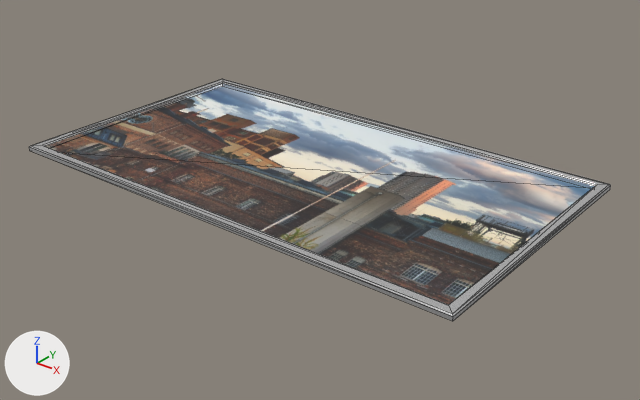
What one commit did to the glTF model public/painting-003.glb.
The view is the same before and after, from a camera (50 mm lens) standing at (1.98, -2.39, 1.37) and looking at (0.08, -0.01, -0.11). The axes (+X, +Y, +Z) are drawn at lower left. The lights are the same throughout. Mesh edges are drawn as thin lines. Where no turn or scale is listed for an object, it has been applied to the vertices. Vertices at the same position are counted once.

Before the edit, the objects in view are built like this:
```python
me_plane_001 = bpy.data.meshes.new('Plane.001')
me_plane_001.from_pydata(...)  # 4 vertices, 2 faces; spans x -0.98..0.98, y -0.55..0.55, z 0.0
me_plane_001.materials.append(mat_material_001)  # picture img_brotfabrik
me_plane_002 = bpy.data.meshes.new('Plane.002')
me_plane_002.from_pydata(...)  # 24 vertices, 40 faces; spans x -0.98..0.98, y -0.55..0.55, z 0.0..0.02
me_plane_002.materials.append(mat_frame_metal)  # white #e7e7e7
ob_plane = bpy.data.objects.new('Plane', me_plane_002)
ob_plane.location = (0.0, 0.0, 0.0)
ob_plane_001 = bpy.data.objects.new('Plane.001', me_plane_001)
ob_plane_001.location = (0.0, 0.0, 0.0)
```
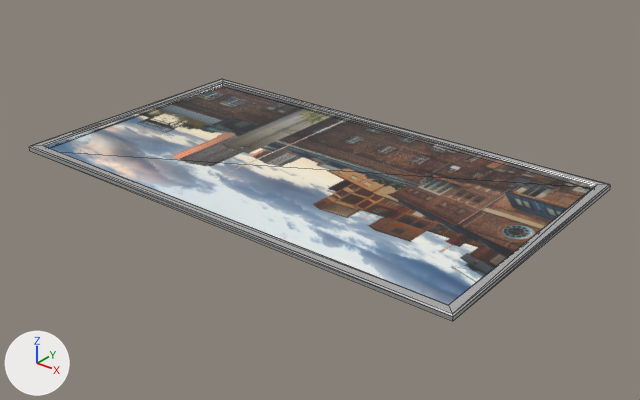
Where the newer file only moved an object's origin or applied its transform, the numbers keep the older frame.

Boxes (x1, y1, x2, y2) around the edits, measured in the pictures (640 x 400 px; the box of a moved part takes in the faces that stretch with it):
part 1 of me_plane_001, moved or reshaped
    both: (50, 86, 591, 305)

Edits to the bpy script that builds the scene:
```text
Change me_plane_001:
    where me_plane_001.from_pydata(...)  # 4 vertices, 2 faces; spans x -0.98..0.98, y -0.55..0.55, z 0.0
    used by ob_plane_001; location = (0.0, 0.0, 0.0)
    me_plane_001 part 1
    me_plane_001.vertices[0].co: (-0.98, -0.55, 0.0) -> (0.95, 0.53, 0.0)  # pixel (29, 150) -> not seen
    me_plane_001.vertices[1].co: (0.98, -0.55, 0.0) -> (-0.95, 0.53, 0.0)  # pixel (452, 321) -> not seen
    me_plane_001.vertices[2].co: (-0.98, 0.55, 0.0) -> (0.95, -0.53, 0.0)
    me_plane_001.vertices[3].co: (0.98, 0.55, 0.0) -> (-0.95, -0.53, 0.0)  # pixel (610, 189) -> not seen
```
